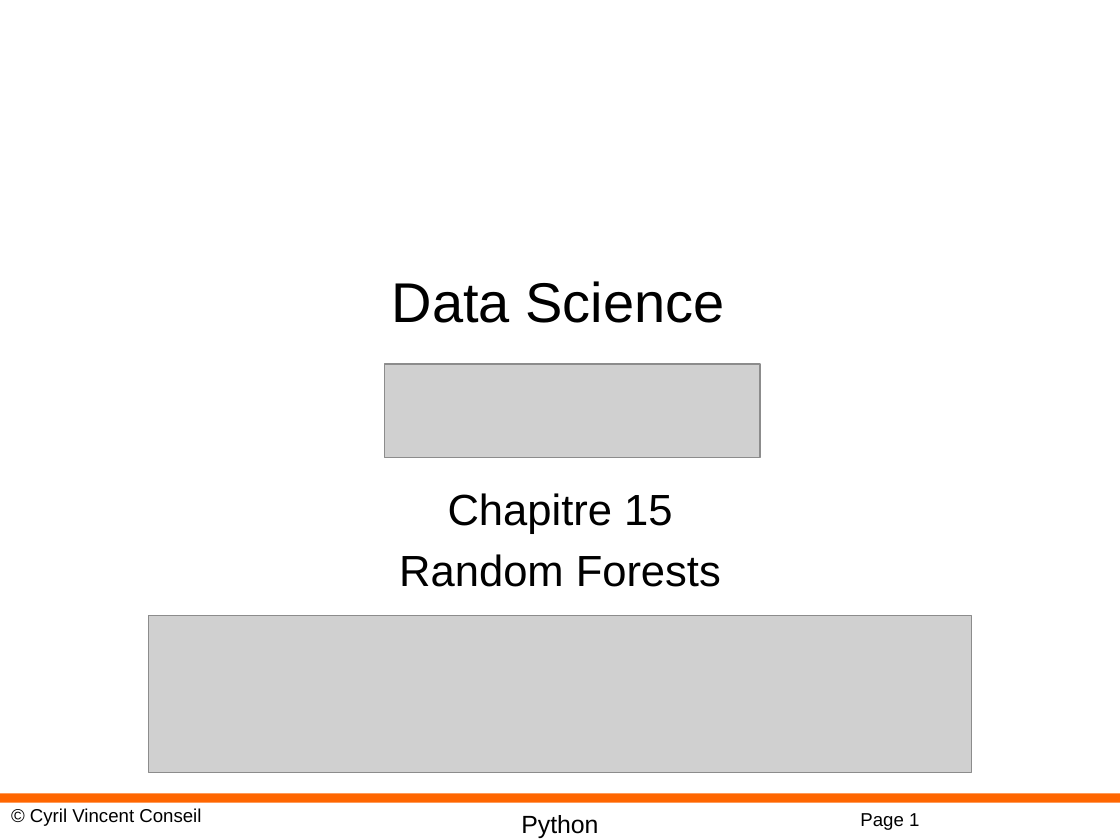
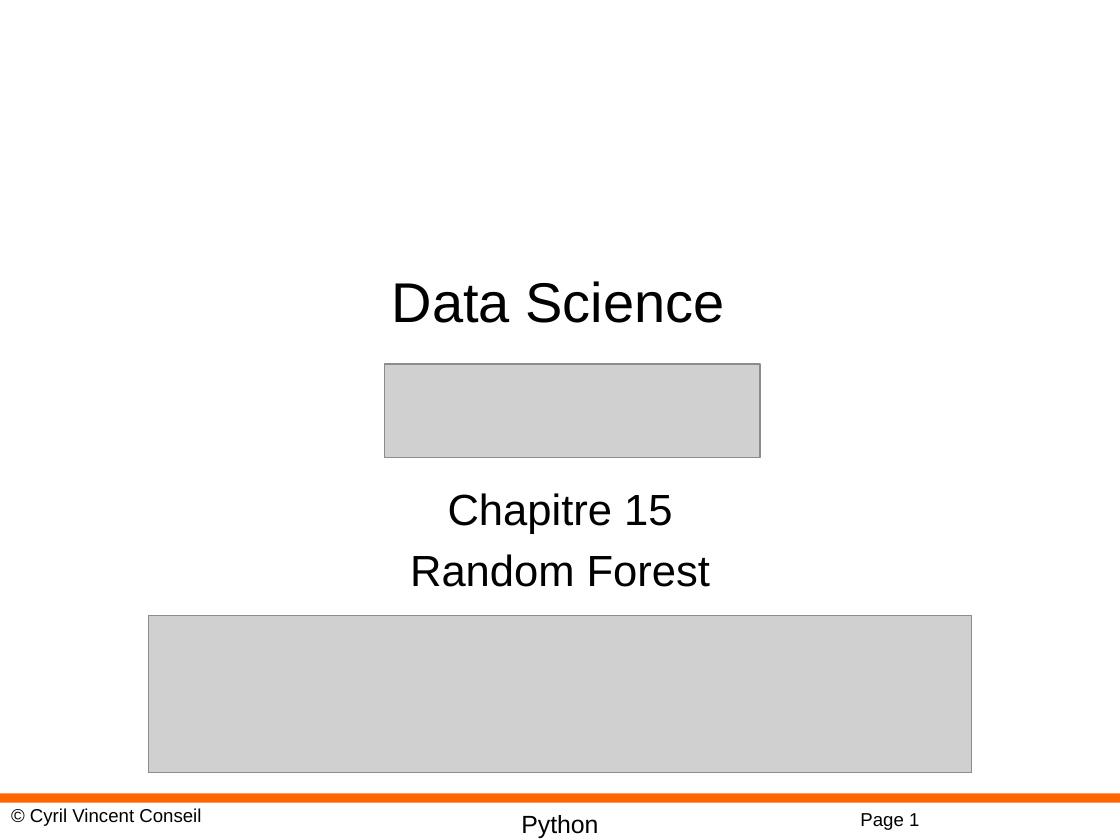
Before and after one commit to cyrilvincent/ML, a slide deck: slide 1 of PPT/MachineLearning15-RandomForest.pptx. Drawn at 1120x840 pixels with LibreOffice and Linux fonts; fonts in the diff are those of the drawing; grey boxes stand for pictures; background and template pictures are left out. Boxes give left, top, right and bottom in pixels: in the first picture for what was removed or moved away, otherwise in the second. Text is boxed around its words. In the diff, an @@ line names an element or a change of style, - is before the commit and + after.

```diff
--- a/PPT/MachineLearning15-RandomForest.pptx
+++ b/PPT/MachineLearning15-RandomForest.pptx
@@ subtitle at [410,554,710,587]: text changed @@
-Random Forests
+Random Forest
```
Also in this commit, not shown: 1 other slide changed, 1 slide removed, 5 other files.
